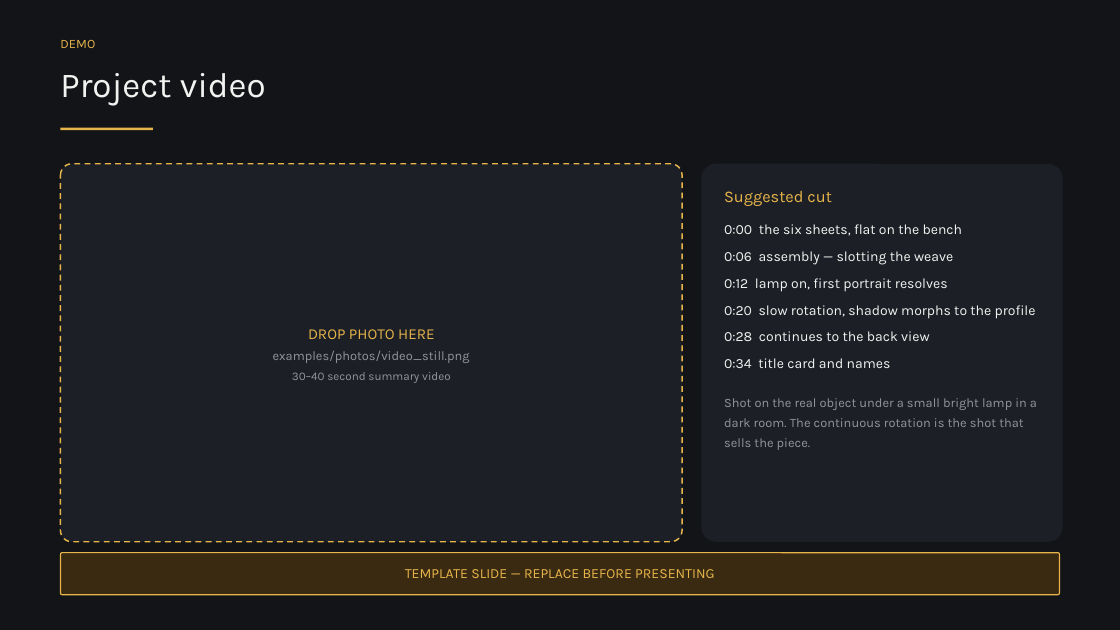
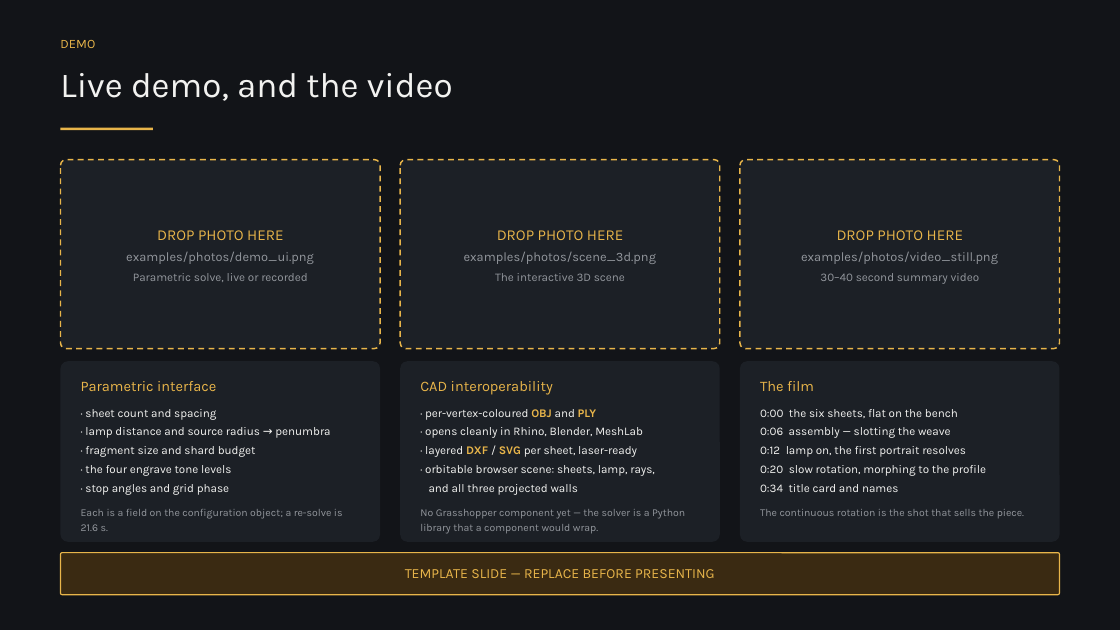
Before and after one commit to shathan18/school, a slide deck: slide 15 of MoP26_ShadowArt_final.pptx (slide 20 before the commit). Drawn at 1120x630 pixels with LibreOffice and Linux fonts; fonts in the diff are those of the drawing. Boxes give left, top, right and bottom in pixels: in the first picture for what was removed or moved away, otherwise in the second. Text is boxed around its words. In the diff, an @@ line names an element or a change of style, - is before the commit and + after.

```diff
--- a/MoP26_ShadowArt_final.pptx
+++ b/MoP26_ShadowArt_final.pptx
@@ text at box(60, 73, 453, 101): text changed @@
-Project video
+Live demo, and the video
@@ rounded rectangle: place and size @@
-rounded rectangle at box(60, 164, 682, 542)
+rounded rectangle at box(60, 160, 380, 349)
@@ rounded rectangle added at box(400, 160, 719, 349), fill #1C2026, outline #E8B54A 1.25 pt dashed @@
@@ rounded rectangle added at box(740, 160, 1060, 349), fill #1C2026, outline #E8B54A 1.25 pt dashed @@
@@ text added at box(126, 230, 314, 282), 10 pt, text #92969C @@
+DROP PHOTO HERE
+examples/photos/demo_ui.png
+Parametric solve, live or recorded
@@ text added at box(464, 230, 656, 281), 11 pt, text #92969C @@
+DROP PHOTO HERE
+examples/photos/scene_3d.png
+The interactive 3D scene
@@ text "DROP PHOTO HERE": place and size @@
-text "DROP PHOTO HERE" at box(273, 329, 470, 383)
+text "DROP PHOTO HERE" at box(801, 230, 998, 284)
@@ rounded rectangle added at box(60, 361, 380, 542), fill #1C2026 @@
@@ text added at box(81, 381, 343, 531), 10 pt, text #F2F2F0 @@
+Parametric interface
+· sheet count and spacing
+· lamp distance and source radius → penumbra
+· fragment size and shard budget
+· the four engrave tone levels
+· stop angles and grid phase
+Each is a field on the configuration object; a re-solve is 21.6 s.
@@ rounded rectangle added at box(400, 361, 719, 542), fill #1C2026 @@
@@ text added at box(420, 381, 685, 534), 10 pt, text #F2F2F0 @@
+CAD interoperability
+· per-vertex-coloured OBJ and PLY
+· opens cleanly in Rhino, Blender, MeshLab
+· layered DXF / SVG per sheet, laser-ready
+· orbitable browser scene: sheets, lamp, rays,
+and all three projected walls
+No Grasshopper component yet — the solver is a Python library that a component would wrap.
@@ rounded rectangle: place and size @@
-rounded rectangle at box(702, 164, 1063, 542)
+rounded rectangle at box(740, 361, 1060, 542)
@@ text at box(760, 381, 814, 391): text changed; size 14 to 12.5 pt @@
-Suggested cut
+The film
@@ text "The film": place and size @@
-text "The film" at box(724, 191, 1037, 450)
+text "The film" at box(760, 381, 1024, 518)
@@ text at box(760, 409, 958, 492): size 12 to 10 pt in "0:00 the six sheets, flat on the ...", "0:06 assembly — slotting the weave", "0:34 title card and names"; line spacing 1.05 to 1.18; less space between paragraphs @@
@@ text at box(760, 446, 986, 476): text changed; size 12 to 10 pt @@
-0:12 lamp on, first portrait resolves
-0:20 slow rotation, shadow morphs to the profile
-0:28 continues to the back view
+0:12 lamp on, the first portrait resolves
+0:20 slow rotation, morphing to the profile
@@ text at box(760, 509, 1024, 518): text changed; size 11 to 9 pt @@
-Shot on the real object under a small bright lamp in a dark room. The continuous rotation is the shot that sells the piece.
+The continuous rotation is the shot that sells the piece.
```
Also in this commit, not shown: 6 other slides changed, 5 slides added, 4 slides removed, 1 other file.
